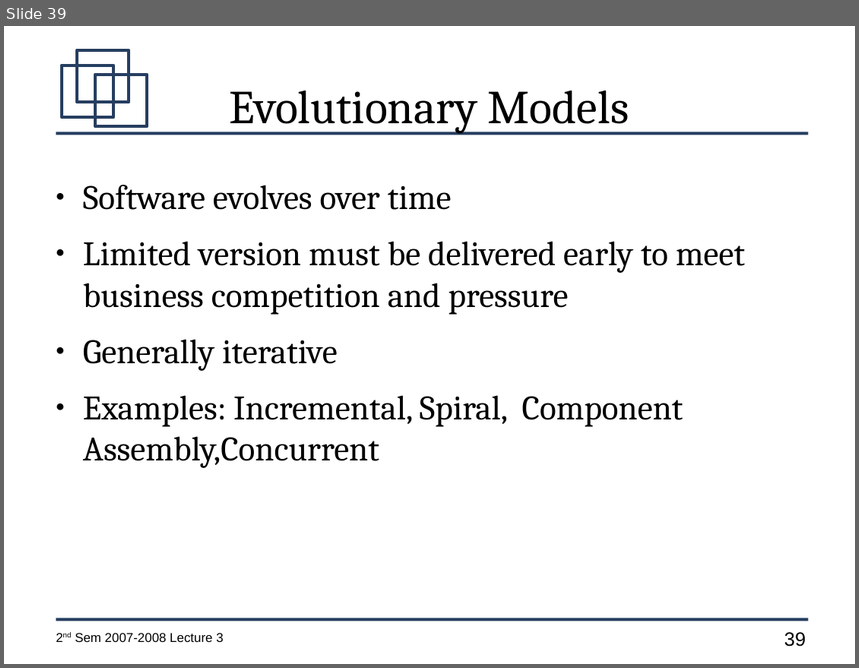
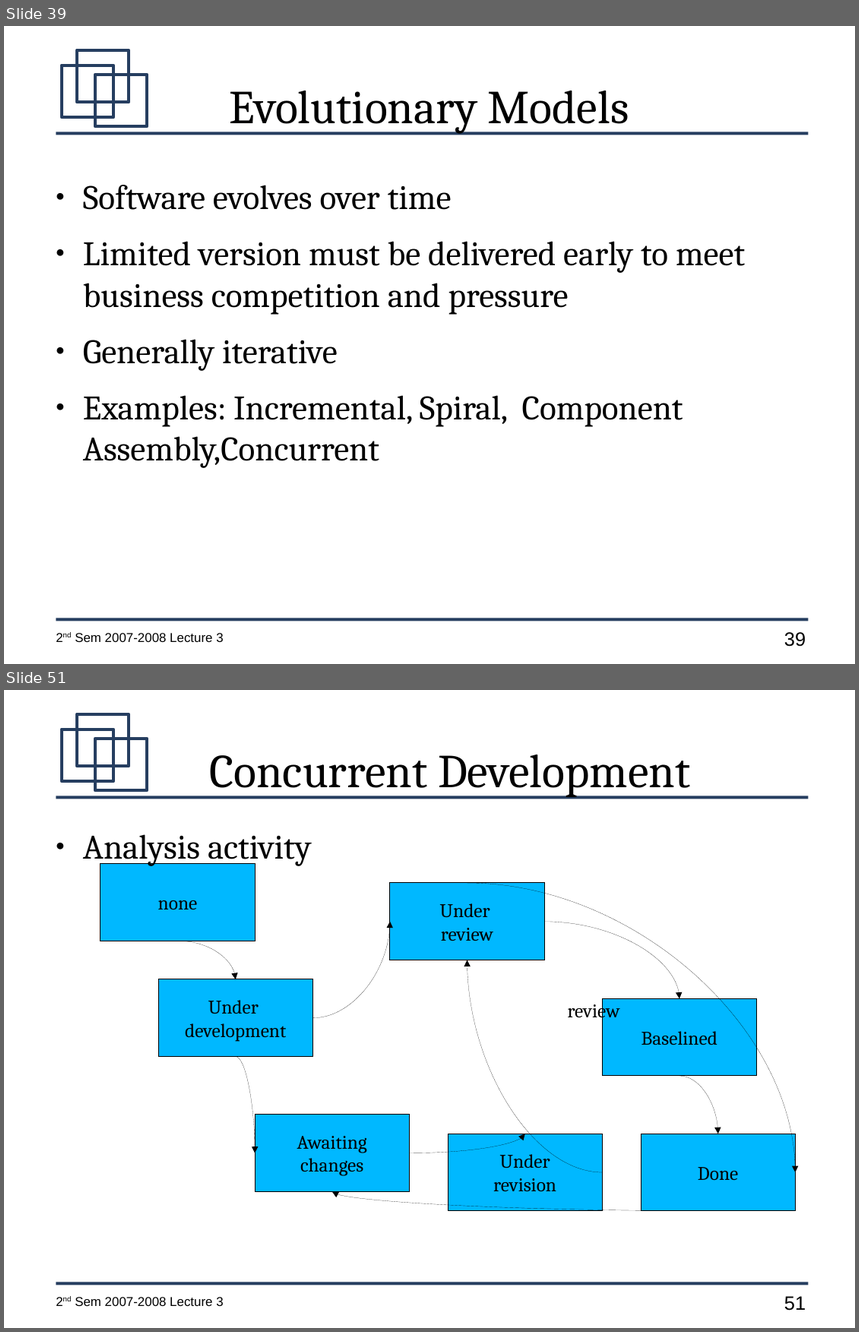
Before and after one commit to jachermocilla/jach-homepage, a slide deck: CMSC128-2nd-Sem-2007-L3.odp. Shown one above the other, each under a label of ours: slide 39 before the commit, slides 39 and 51 after it; the slides between them are not shown. The pictures are 859x668 and 859x1332 pixels, drawn with LibreOffice and Linux fonts; fonts in the diff are those of the drawing. Boxes give left, top, right and bottom in pixels: in the first picture for what was removed or moved away, otherwise in the second. Text is boxed around its words. In the diff, an @@ line names an element or a change of style, - is before the commit and + after.

```diff
--- a/CMSC128-2nd-Sem-2007-L3.odp
+++ b/CMSC128-2nd-Sem-2007-L3.odp
@@ slide 51 added at [4,690,855,1328], background #FFFFFF; not listed: 7 template elements that a slide beside it also shows @@
@@ title added at [209,755,690,798], 44 pt, text #000000 @@
+Concurrent Development
@@ text added at [83,834,312,868], 32 pt, text #000000 @@
+● Analysis activity
@@ rectangle added at [101,864,255,941], fill #00B8FF, outline #000000 0 pt, 18 pt, text #000000 @@
+none
@@ rectangle added at [390,883,544,961], fill #00B8FF, outline #000000 0 pt, 18 pt, text #000000 @@
+Under
+review
@@ curved arrow added from (468, 883) to (796, 1173), #000000 0 pt @@
@@ curved arrow added from (313, 1018) to (390, 922), #000000 0 pt @@
@@ curved arrow added from (544, 922) to (680, 999), #000000 0 pt @@
@@ curved arrow added from (178, 941) to (236, 980), #000000 0 pt @@
@@ curved arrow added from (603, 1173) to (468, 961), #000000 0 pt @@
@@ rectangle added at [158,980,313,1057], fill #00B8FF, outline #000000 0 pt, 18 pt, text #000000 @@
+Under
+development
@@ text added at [568,1000,620,1022], 18 pt, text #000000 @@
+review
@@ rectangle added at [603,999,757,1076], fill #00B8FF, outline #000000 0 pt, 18 pt, text #000000 @@
+Baselined
@@ curved arrow added from (236, 1057) to (255, 1154), #000000 0 pt @@
@@ curved arrow added from (680, 1076) to (718, 1134), #000000 0 pt @@
@@ rectangle added at [255,1115,410,1192], fill #00B8FF, outline #000000 0 pt, 18 pt, text #000000 @@
+Awaiting
+changes
@@ curved arrow added from (410, 1154) to (525, 1134), #000000 0 pt @@
@@ rectangle added at [448,1134,603,1211], fill #00B8FF, outline #000000 0 pt, 18 pt, text #000000 @@
+Under
+revision
@@ rectangle added at [641,1134,796,1211], fill #00B8FF, outline #000000 0 pt, 18 pt, text #000000 @@
+Done
@@ curved arrow added from (718, 1211) to (332, 1192), #000000 0 pt @@
```
Also in this commit, not shown: 15 other slides added.
